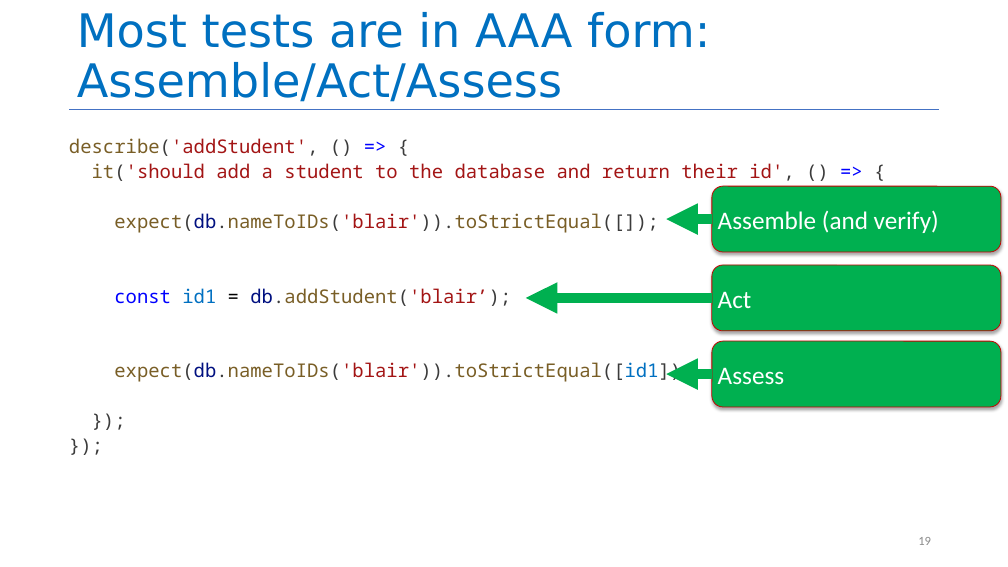
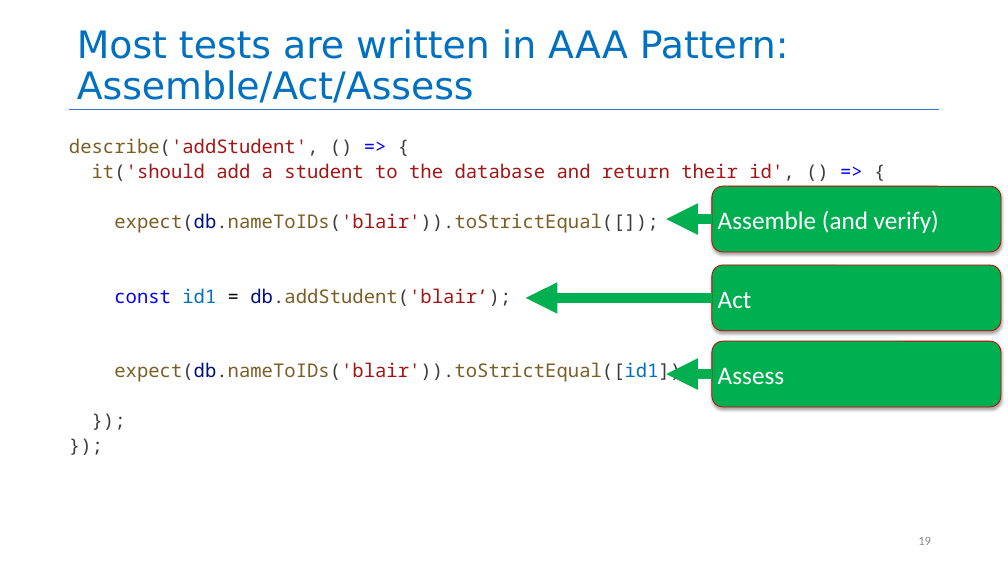
Before and after one commit to rimshaTest/CS4530-Spring-2026, a slide deck: slide 19 of Slides/Module 02.2 Test-Driven Development.pptx. Drawn at 1008x567 pixels with LibreOffice and Linux fonts; fonts in the diff are those of the drawing. Boxes give left, top, right and bottom in pixels: in the first picture for what was removed or moved away, otherwise in the second. Text is boxed around its words. In the diff, an @@ line names an element or a change of style, - is before the commit and + after.

```diff
--- a/Slides/Module 02.2 Test-Driven Development.pptx
+++ b/Slides/Module 02.2 Test-Driven Development.pptx
@@ title at <box>77,29,789,103</box>: text changed; size 44 to 36 pt @@
-Most tests are in AAA form:
-Assemble/Act/Assess
+Most tests are written in AAA Pattern:
+Assemble/Act/Assess
```
Also in this commit, not shown: 15 other slides changed, 1 other file.
